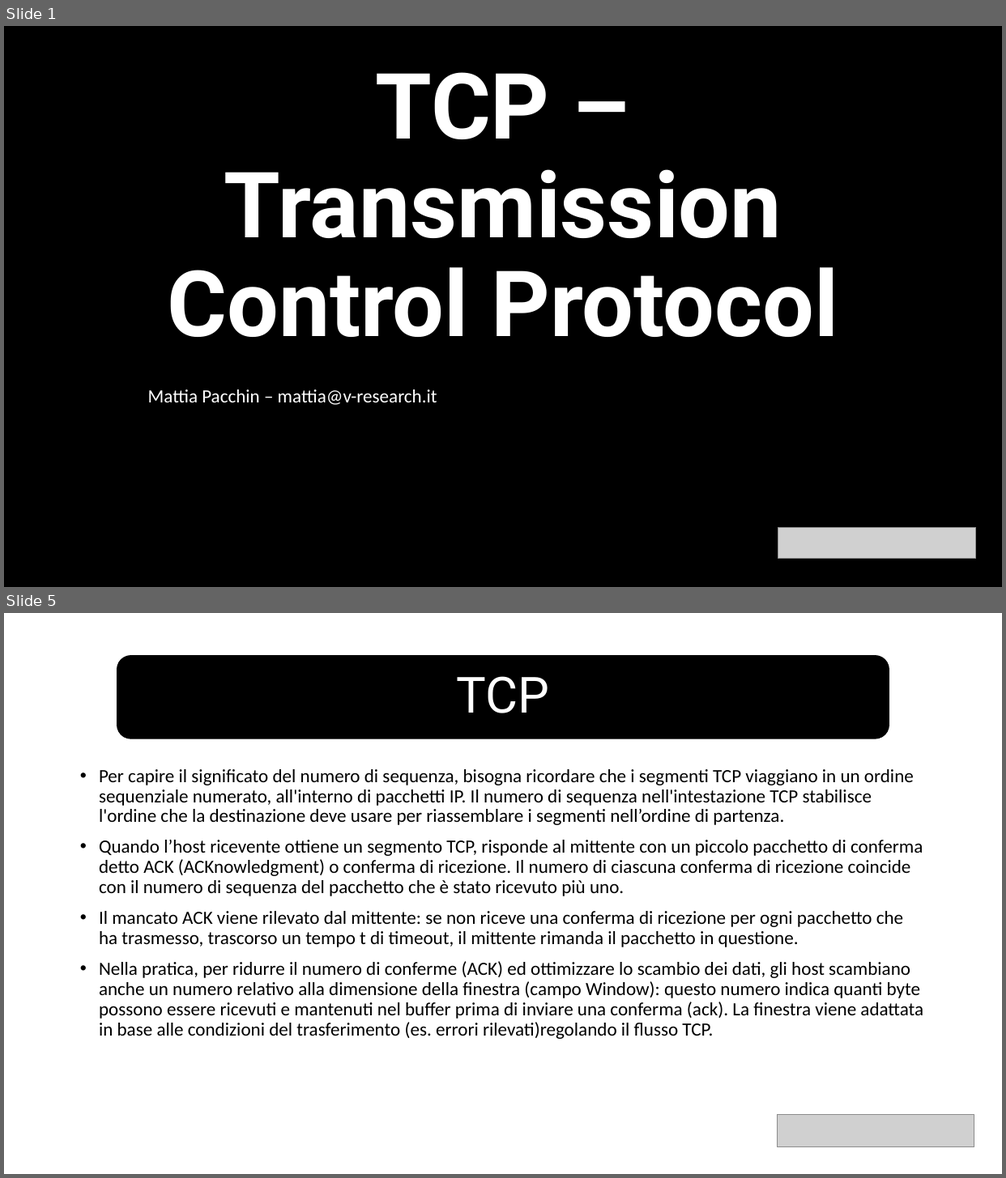
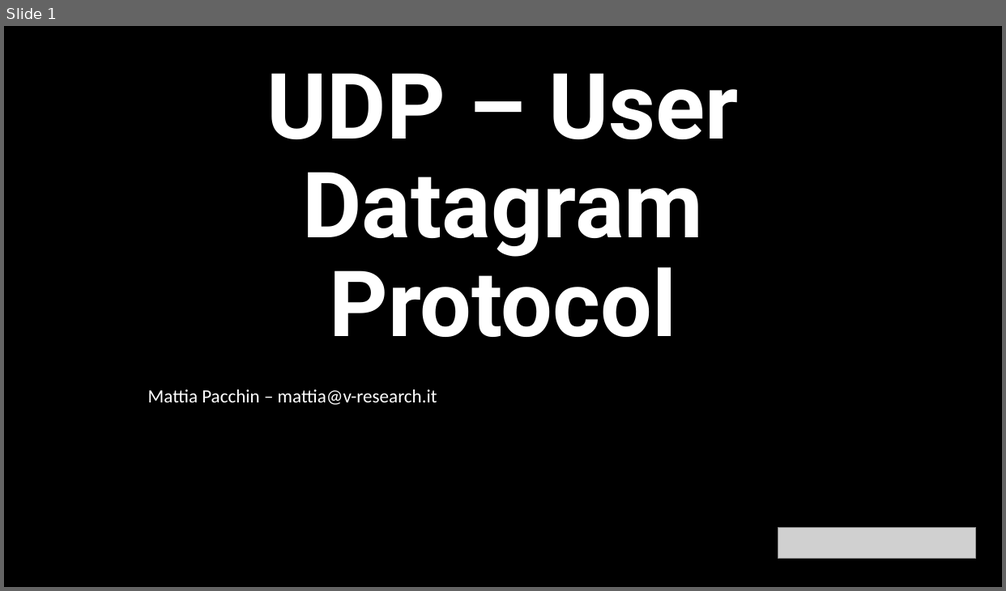
Before and after one commit to v-research/edu, a slide deck: network_introduction_2022/material/l5/udp.pptx. Shown one above the other, each under a label of ours: slides 1 and 5 before the commit, slide 1 after it; the slides between them are not shown. The pictures are 1006x1178 and 1006x591 pixels, drawn with LibreOffice and Linux fonts; fonts in the diff are those of the drawing; grey boxes stand for pictures. Boxes give left, top, right and bottom in pixels: in the first picture for what was removed or moved away, otherwise in the second. Text is boxed around its words. In the diff, an @@ line names an element or a change of style, - is before the commit and + after.

```diff
--- a/network_introduction_2022/material/l5/udp.pptx
+++ b/network_introduction_2022/material/l5/udp.pptx
@@ slide 5 removed at (x1=4, y1=613, x2=1002, y2=1174), background #FFFFFF @@
@@ rounded rectangle removed at (x1=117, y1=656, x2=889, y2=739) @@
@@ title removed at (x1=457, y1=676, x2=550, y2=713) @@
-TCP
@@ text removed at (x1=99, y1=769, x2=923, y2=1039) @@
-• Per capire il significato del numero di sequenza, bisogna ricordare che i segmenti TCP viaggiano in un ordine sequenziale numerato, all'interno di pacchetti IP. Il numero di sequenza nell'intestazione TCP stabilisce l'ordine che la destinazione deve usare per riassemblare i segmenti nell’ordine di partenza.
-• Quando l’host ricevente ottiene un segmento TCP, risponde al mittente con un piccolo pacchetto di conferma detto ACK (ACKnowledgment) o conferma di ricezione. Il numero di ciascuna conferma di ricezione coincide con il numero di sequenza del pacchetto che è stato ricevuto più uno.
-• Il mancato ACK viene rilevato dal mittente: se non riceve una conferma di ricezione per ogni pacchetto che ha trasmesso, trascorso un tempo t di timeout, il mittente rimanda il pacchetto in questione.
-• Nella pratica, per ridurre il numero di conferme (ACK) ed ottimizzare lo scambio dei dati, gli host scambiano anche un numero relativo alla dimensione della finestra (campo Window): questo numero indica quanti byte possono essere ricevuti e mantenuti nel buffer prima di inviare una conferma (ack). La finestra viene adattata in base alle condizioni del trasferimento (es. errori rilevati)regolando il flusso TCP.
@@ picture removed at (x1=778, y1=1114, x2=975, y2=1147) @@
@@ slide 1 changed as well @@
@@ title at (x1=267, y1=73, x2=739, y2=337): text changed @@
-TCP – Transmission Control Protocol
+UDP – User Datagram Protocol
```
Also in this commit, not shown: 1 other slide changed, 4 slides added, 4 other slides removed, 9 other files.
